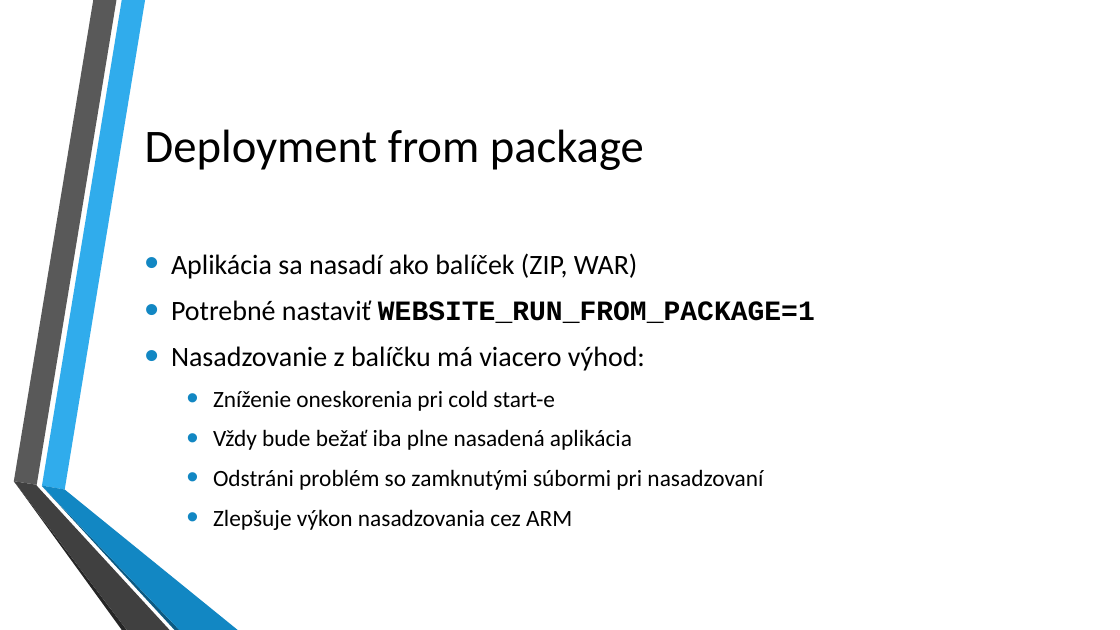
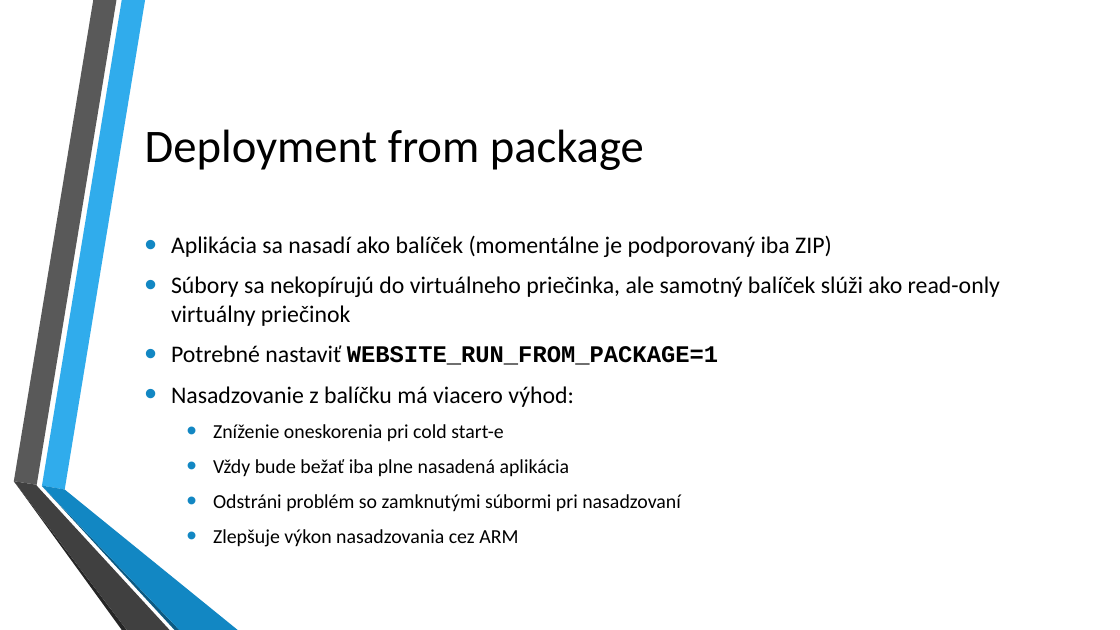
Before and after one commit to kubinko/Azure-Resources-Overview, a slide deck: slide 33 of 03 - App Service/03 - App Service.pptx (slide 27 before the commit). Drawn at 1120x630 pixels with LibreOffice and Linux fonts; fonts in the diff are those of the drawing; background and template pictures are left out. Boxes give left, top, right and bottom in pixels: in the first picture for what was removed or moved away, otherwise in the second. Text is boxed around its words. In the diff, an @@ line names an element or a change of style, - is before the commit and + after.

```diff
--- a/03 - App Service/03 - App Service.pptx
+++ b/03 - App Service/03 - App Service.pptx
@@ text at <box>171,235,1000,326</box>: text changed; size 24 to 20.4 pt @@
-• Aplikácia sa nasadí ako balíček (ZIP, WAR)
+• Aplikácia sa nasadí ako balíček (momentálne je podporovaný iba ZIP)
+• Súbory sa nekopírujú do virtuálneho priečinka, ale samotný balíček slúži ako read-only virtuálny priečinok
@@ text at <box>171,345,718,547</box>: size 24 to 20.4 pt in "Potrebné nastaviť WEBSITE_RUN_FROM_PACKAGE=1", "Nasadzovanie z balíčku má viacero výhod:"; size 20 to 17 pt in "Zníženie oneskorenia pri cold start-e", "Vždy bude bežať iba plne nasadená aplikácia", "Odstráni problém so zamknutými súbormi pri nasadzovaní", "Zlepšuje výkon nasadzovania cez ARM" @@
```
Also in this commit, not shown: 9 other slides changed, 54 other files.
